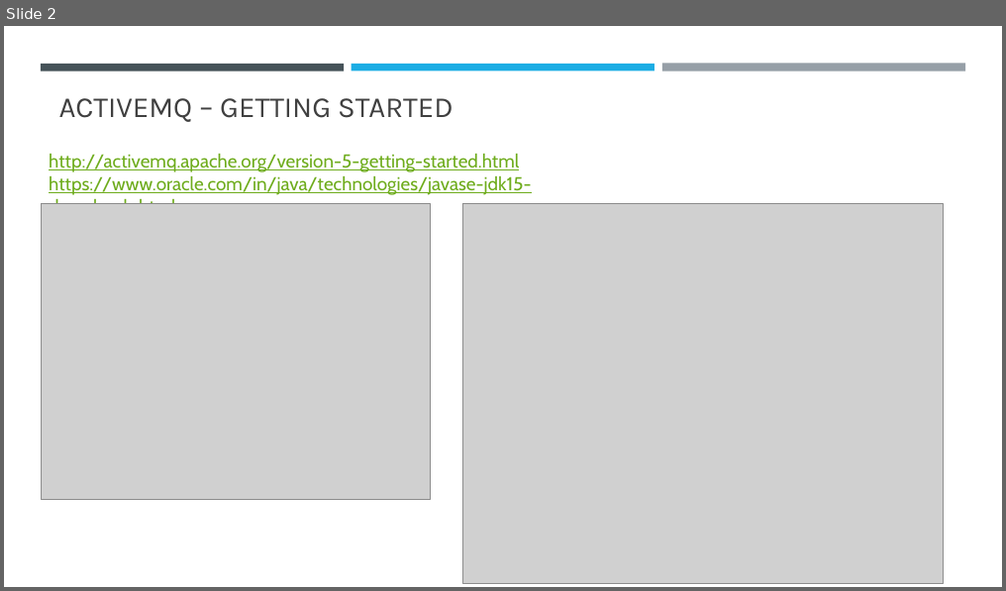
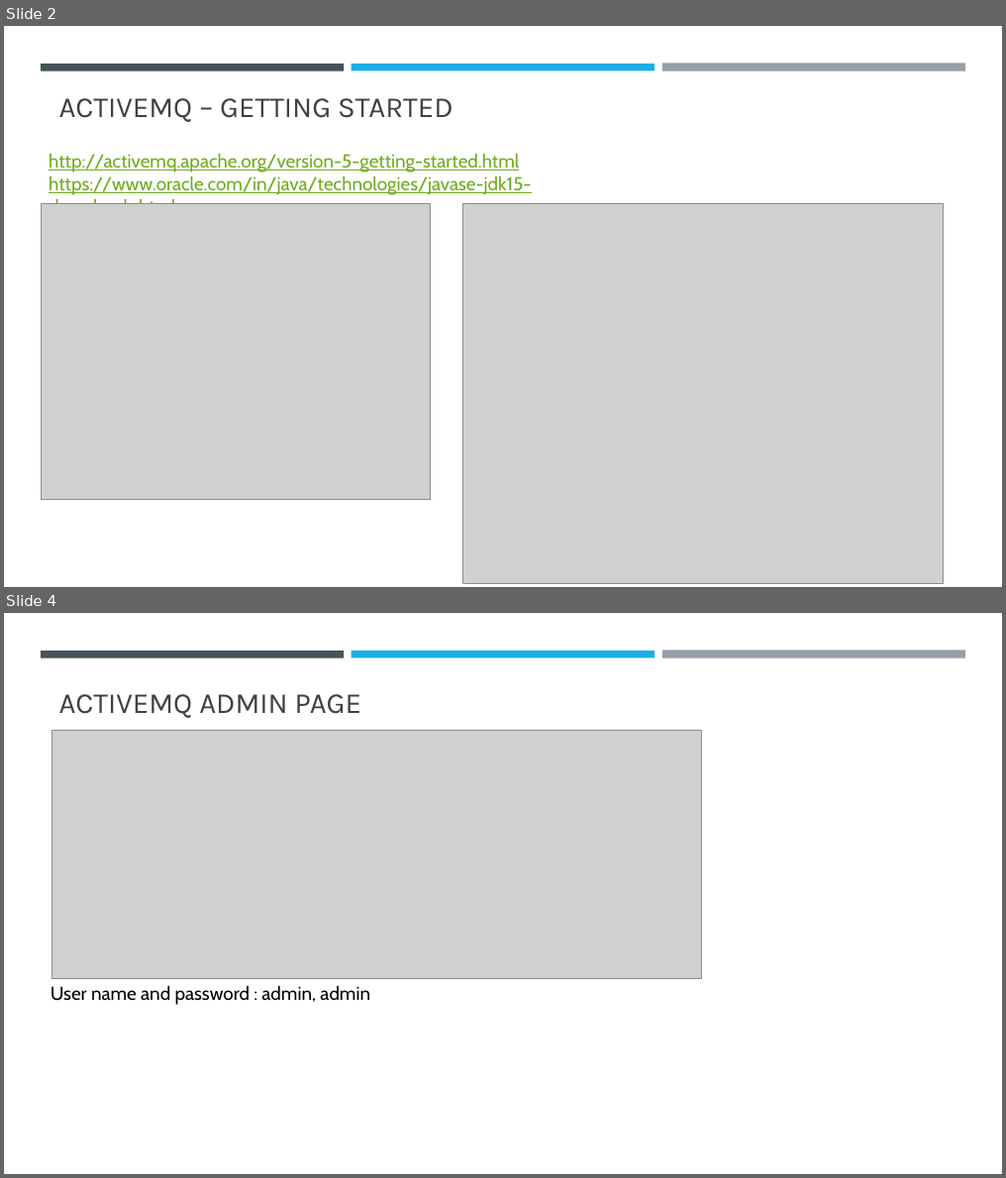
Before and after one commit to sansindia85/activemq, a slide deck: Presentation/ActiveMQ.pptx. Shown one above the other, each under a label of ours: slide 2 before the commit, slides 2 and 4 after it; the slides between them are not shown. The pictures are 1006x591 and 1006x1178 pixels, drawn with LibreOffice and Linux fonts; fonts in the diff are those of the drawing; grey boxes stand for pictures. Boxes give left, top, right and bottom in pixels: in the first picture for what was removed or moved away, otherwise in the second. Text is boxed around its words. In the diff, an @@ line names an element or a change of style, - is before the commit and + after.

```diff
--- a/Presentation/ActiveMQ.pptx
+++ b/Presentation/ActiveMQ.pptx
@@ slide 4 added at [4,613,1002,1174], background #FFFFFF; not listed: 3 template elements that a slide beside it also shows @@
@@ title added at [59,694,361,718], 28 pt, text #404040 @@
+ACTIVEMQ ADMIN PAGE
@@ picture added at [52,730,702,978] @@
@@ text added at [51,985,370,1005], 18 pt, text #000000 @@
+User name and password : admin, admin
```
Also in this commit, not shown: 1 slide changed, 4 other slides added, 3 other files.
